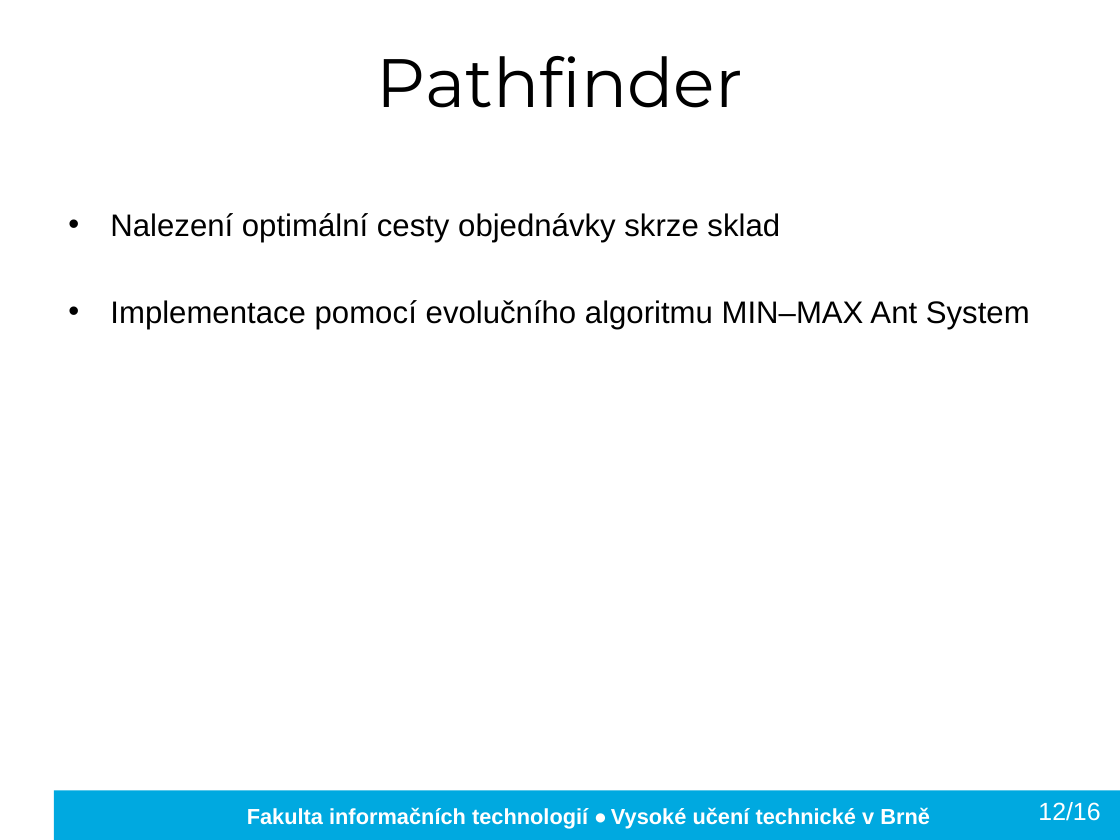
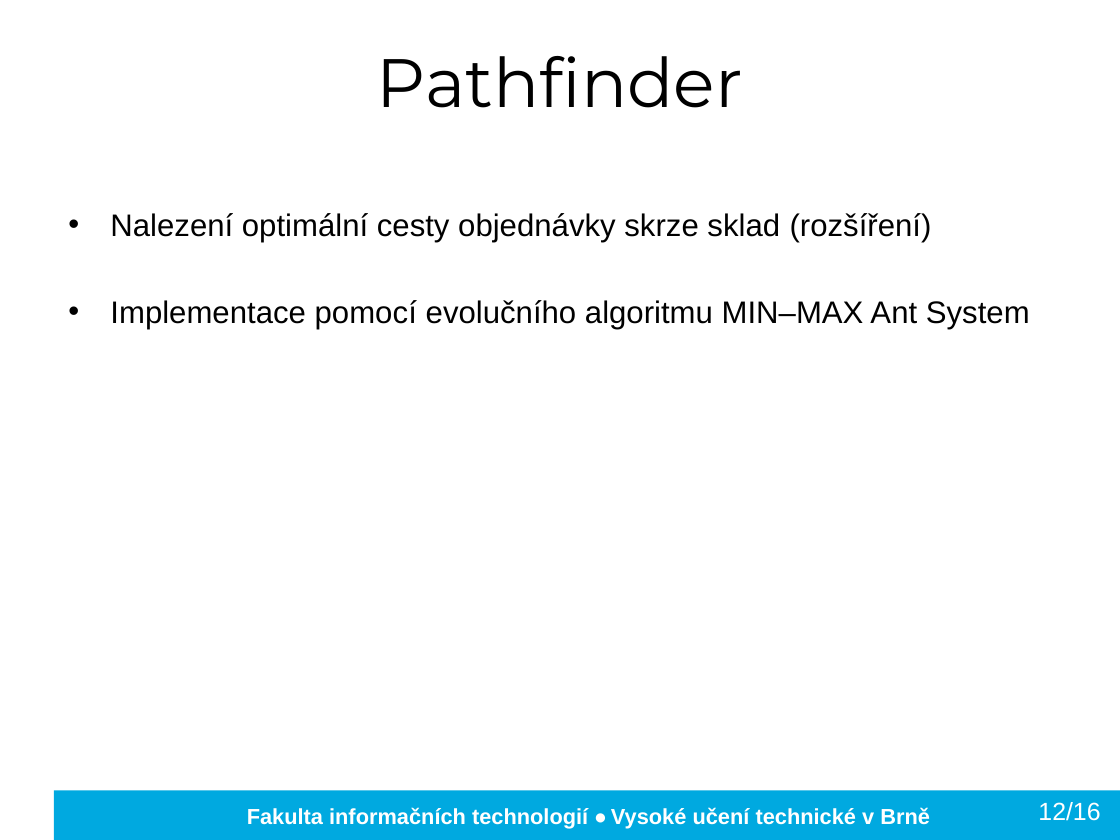
Before and after one commit to kocica/warehouse-manager, a slide deck: slide 13 of doc/xkocic01.pptx. Drawn at 1120x840 pixels with LibreOffice and Linux fonts; fonts in the diff are those of the drawing; background and template pictures are left out. Boxes give left, top, right and bottom in pixels: in the first picture for what was removed or moved away, otherwise in the second. Text is boxed around its words. In the diff, an @@ line names an element or a change of style, - is before the commit and + after.

```diff
--- a/doc/xkocic01.pptx
+++ b/doc/xkocic01.pptx
@@ text at <box>110,213,932,242</box>: text changed @@
-• Nalezení optimální cesty objednávky skrze sklad
+• Nalezení optimální cesty objednávky skrze sklad (rozšíření)
```
Also in this commit, not shown: 9 other slides changed, 1 other file.
